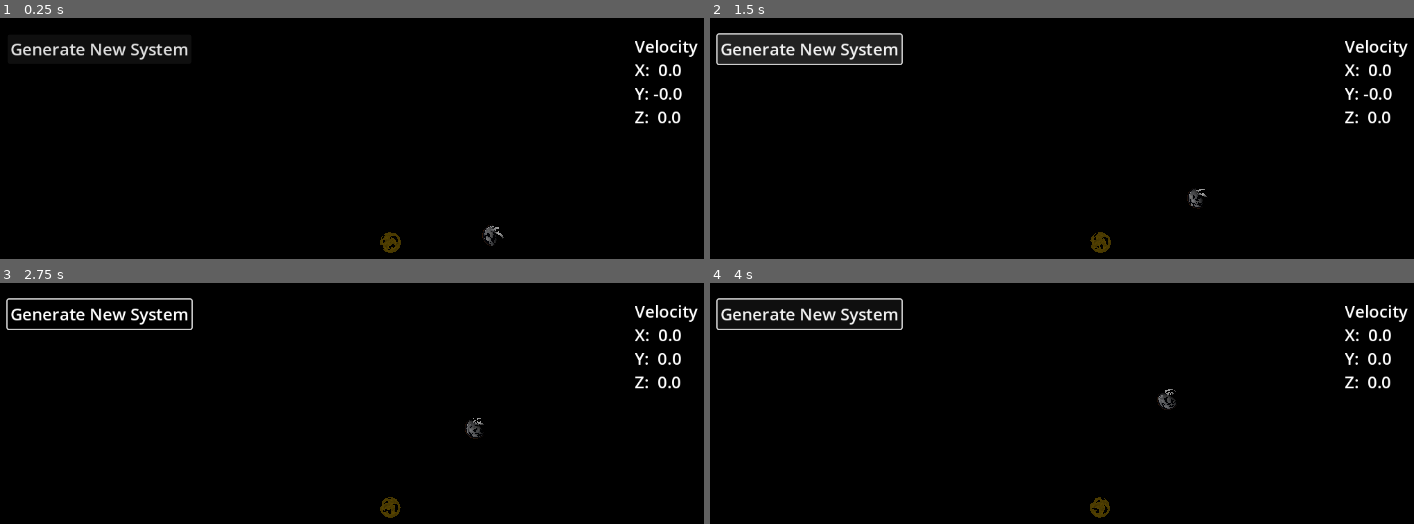
Above: before the commit, frames 1-4 (two rows, left to right).
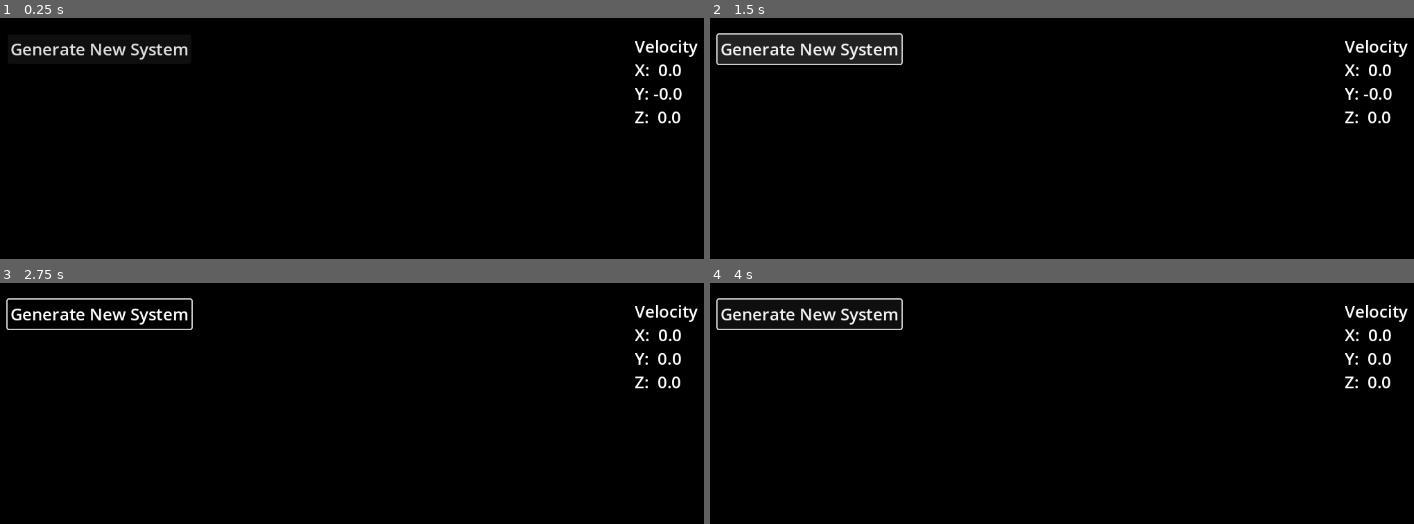
Above: after the commit, the same moments.

Repository: kruzaavn/solar_system_model
Game: Godot game, scene res://scenes/system/system.tscn
Same seed, same stepped clock (60 frames per second), same inputs: the game is played once before the commit and once after it.
Inputs (mouse positions are in pixels of both pictures, inside the frame that each line leads up to):
- Up to frame 1 (0.25 s): no input
- Up to frame 2 (1.5 s): click "Generate New System" at 0.5 s; click "Generate New System" at 1.25 s
- Up to frame 3 (2.75 s): move the mouse to (563, 485) at 2.02 s; hold Right (Right) from 2.03 s (still down); hold Space (Halt) from 2.03 s (still down)
- Up to frame 4 (4 s): move the mouse to (outside the picture) at 2.77 s; release Right (Right) at 2.78 s; release Space (Halt) at 2.78 s; hold F (Back) 2.78-3.53 s; tap Space (Halt) at 2.85 s; tap Enter at 3.5 s; move the mouse to (1181, 408) at 3.52 s; hold Right (Right) from 3.53 s (still down); hold Space (Halt) from 3.53 s (still down)

The runs differ from the first frame. In frame 1, 0.3% of the frame differs, in the area x 53-72%, y 85-98%; in frame 2, 0.3%; in frame 3, 0.3%, in the area x 53-69%, y 56-98%; in frame 4, 0.3%.
Error after the commit: Parse Error: Could not preload resource file "res://scenes/body/body.tscn". (res://autoloads/orbital.gd:6)

Commit message:
atmosphere shader

Diff:
--- a/resources/BodyData.gd
+++ b/resources/BodyData.gd
@@ -5,7 +5,7 @@
 
 @export var noise: NoiseTexture2D
 
-@export var surface_graident: PackedColorArray
+@export var surface_graident: GradientTexture1D
 
 @export_enum("ROCKY", "ATMOSPHERE", "OCEANIC", "GAS_GIANT") var biome: int
 
--- a/scenes/body/atmosphere.gdshader
+++ b/scenes/body/atmosphere.gdshader
@@ -20,7 +20,7 @@
 
 vec4 apply_cloud_layer(vec4 base_color, vec2 uv, float time) {
 
-	vec2 sample_location = vec2(uv.x + time * 1.0/wind_speed, uv.y );
+	vec2 sample_location = vec2(uv.x + (time * 1.0/wind_speed), uv.y );
 
 	float cloud = texture(cloud_texture, sample_location).r;
 
@@ -42,5 +42,6 @@
 	ALBEDO = albedo.rgb;
 
 	ALPHA = albedo.a;
-
+	METALLIC = 0.0;
+	ROUGHNESS = 1.0;
 }
--- a/scenes/body/body.gd
+++ b/scenes/body/body.gd
@@ -55,4 +55,5 @@
 	var material = $SurfaceMesh.mesh.get_material()
 
 	material.set_shader_parameter('height_map', data.noise)
-	material.set_shader_parameter('mesh_texture', data.noise)
+	print(data.surface_gradient)
+	material.set_shader_parameter('surface_gradient', data.surface_gradient)
--- a/scenes/body/body.tscn
+++ b/scenes/body/body.tscn
@@ -1,15 +1,15 @@
-[gd_scene load_steps=29 format=3 uid="uid://0muswldcin2y"]
+[gd_scene load_steps=33 format=3 uid="uid://0muswldcin2y"]
 
 [ext_resource type="Script" path="res://scenes/body/body.gd" id="1_h0e1s"]
 [ext_resource type="Shader" path="res://scenes/body/planetary_body.gdshader" id="1_nvprb"]
 [ext_resource type="Script" path="res://resources/BodyData.gd" id="2_q5xe8"]
+[ext_resource type="Gradient" uid="uid://bhr568w65wtv7" path="res://textures/g.tres" id="3_arqjw"]
 [ext_resource type="Shader" path="res://scenes/body/outline.gdshader" id="3_jxveo"]
 [ext_resource type="Texture2D" uid="uid://suwchw33ficm" path="res://scenes/body/outline_curve_texture.tres" id="4_hmj63"]
 [ext_resource type="Shader" path="res://scenes/body/water.gdshader" id="5_y71it"]
 [ext_resource type="Shader" path="res://scenes/body/atmosphere.gdshader" id="7_y7ht5"]
 
 [sub_resource type="Gradient" id="Gradient_4o6it"]
-colors = PackedColorArray(0, 0, 0, 1, 1, 0, 0, 1)
 
 [sub_resource type="FastNoiseLite" id="FastNoiseLite_1tiss"]
 noise_type = 3
@@ -20,10 +20,13 @@
 color_ramp = SubResource("Gradient_4o6it")
 noise = SubResource("FastNoiseLite_1tiss")
 
+[sub_resource type="GradientTexture1D" id="GradientTexture1D_f2hcc"]
+gradient = ExtResource("3_arqjw")
+
 [sub_resource type="Resource" id="Resource_7bqi0"]
 script = ExtResource("2_q5xe8")
 noise = SubResource("NoiseTexture2D_435c6")
-surface_graident = PackedColorArray()
+surface_graident = SubResource("GradientTexture1D_f2hcc")
 biome = 0
 radius_ratio = 0.01
 
@@ -67,14 +70,22 @@
 radius = 0.55
 height = 1.1
 
+[sub_resource type="Gradient" id="Gradient_hdk2r"]
+interpolation_mode = 1
+offsets = PackedFloat32Array(0, 0.444444, 0.522222, 0.817778, 0.877778)
+colors = PackedColorArray(1, 1, 1, 1, 0.865995, 0.755384, 0.562674, 1, 0, 0.466667, 0, 1, 0.529067, 0.529067, 0.529067, 1, 1, 1, 1, 1)
+
+[sub_resource type="GradientTexture1D" id="GradientTexture1D_bx47h"]
+gradient = SubResource("Gradient_hdk2r")
+
 [sub_resource type="ShaderMaterial" id="ShaderMaterial_uywuu"]
 resource_local_to_scene = true
 render_priority = 0
 shader = ExtResource("1_nvprb")
 shader_parameter/sample_scale = 0.1
-shader_parameter/emmit = null
+shader_parameter/emmit = false
 shader_parameter/height_map = SubResource("NoiseTexture2D_435c6")
-shader_parameter/mesh_texture = SubResource("NoiseTexture2D_435c6")
+shader_parameter/surface_gradient = SubResource("GradientTexture1D_bx47h")
 
 [sub_resource type="SphereMesh" id="SphereMesh_5unp5"]
 resource_local_to_scene = true
--- a/scenes/body/planetary_body.gdshader
+++ b/scenes/body/planetary_body.gdshader
@@ -1,16 +1,16 @@
 shader_type spatial;
 
 uniform sampler2D height_map;
-uniform sampler2D mesh_texture;
+uniform sampler2D surface_gradient;
 uniform float sample_scale;
 uniform bool emmit;
 
-varying vec3 world;
+varying vec4 height_sample;
 
 
 void vertex() {
 
-	vec4 height_sample = texture(height_map, UV);
+	height_sample = texture(height_map, UV);
 
 	VERTEX += NORMAL * height_sample.x * sample_scale;
 
@@ -19,7 +19,7 @@
 
 void fragment() {
 
-	vec4 color_sample = texture(mesh_texture, UV);
+	vec4 color_sample = texture(surface_gradient, vec2(height_sample.x , 0.0));
 
 	ALBEDO = color_sample.rgb;
 
